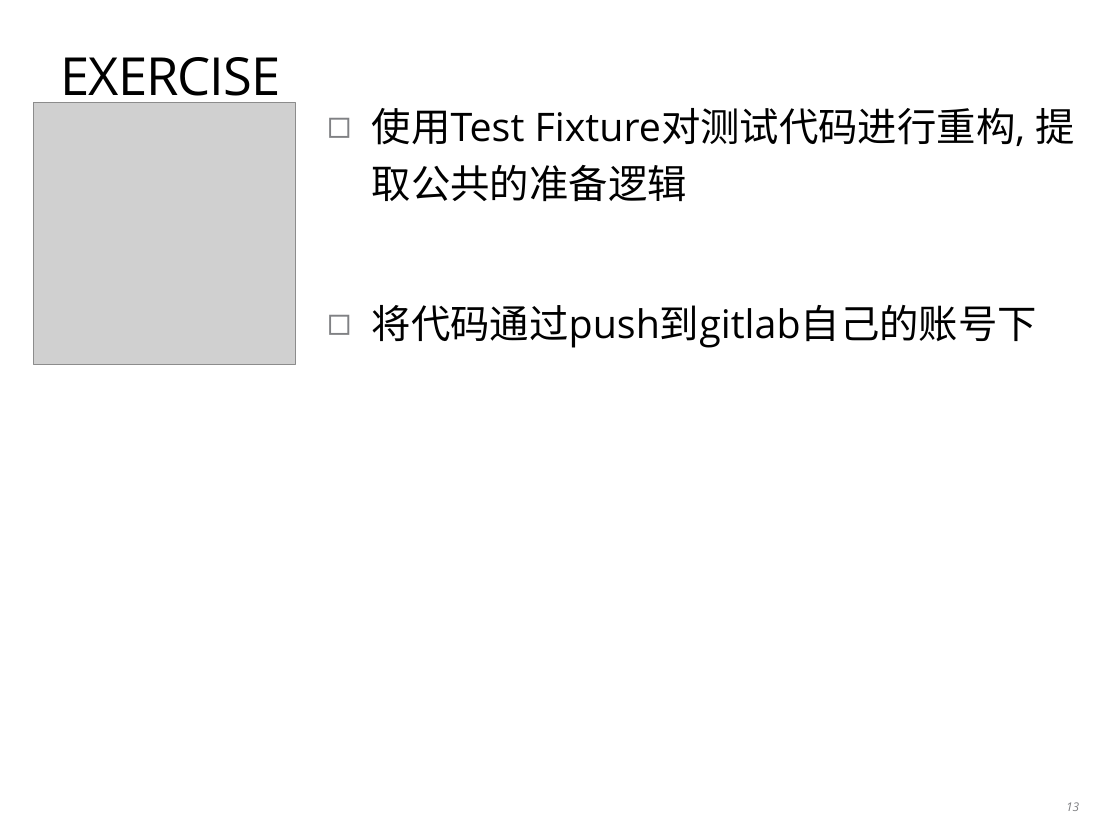
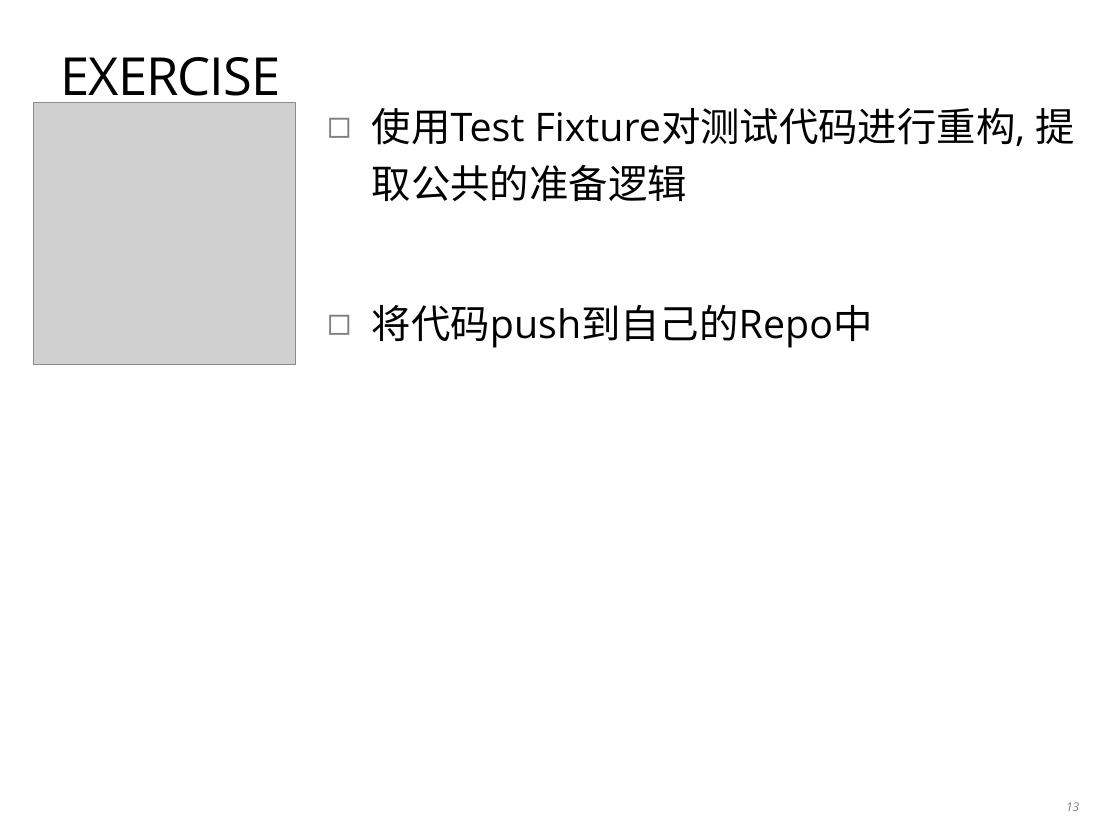
Before and after one commit to coney/cpp-unit-testing, a slide deck: slide 13 of .slides/01-introduction-to-gtest.pptx. Drawn at 1120x840 pixels with LibreOffice and Linux fonts; fonts in the diff are those of the drawing; grey boxes stand for pictures. Boxes give left, top, right and bottom in pixels: in the first picture for what was removed or moved away, otherwise in the second. Text is boxed around its words. In the diff, an @@ line names an element or a change of style, - is before the commit and + after.

```diff
--- a/.slides/01-introduction-to-gtest.pptx
+++ b/.slides/01-introduction-to-gtest.pptx
@@ text at [372,305,873,348]: text changed @@
-◻ 将代码通过push到gitlab自己的账号下
+◻ 将代码push到自己的Repo中
```
Also in this commit, not shown: 1 other slide changed.
